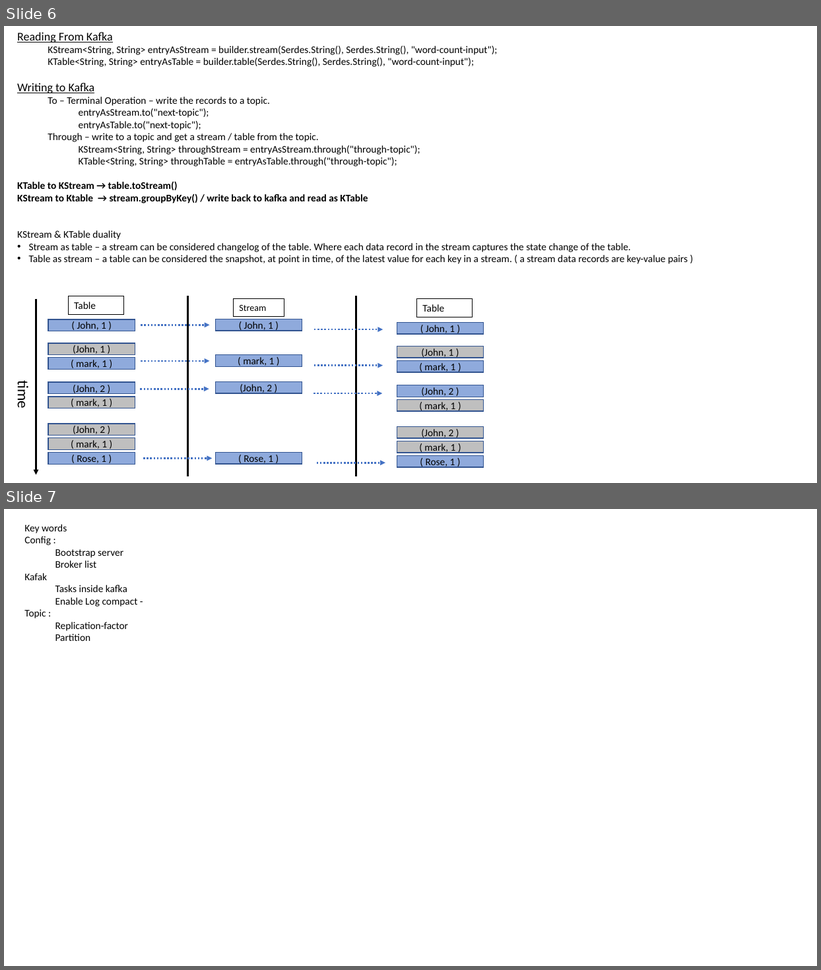
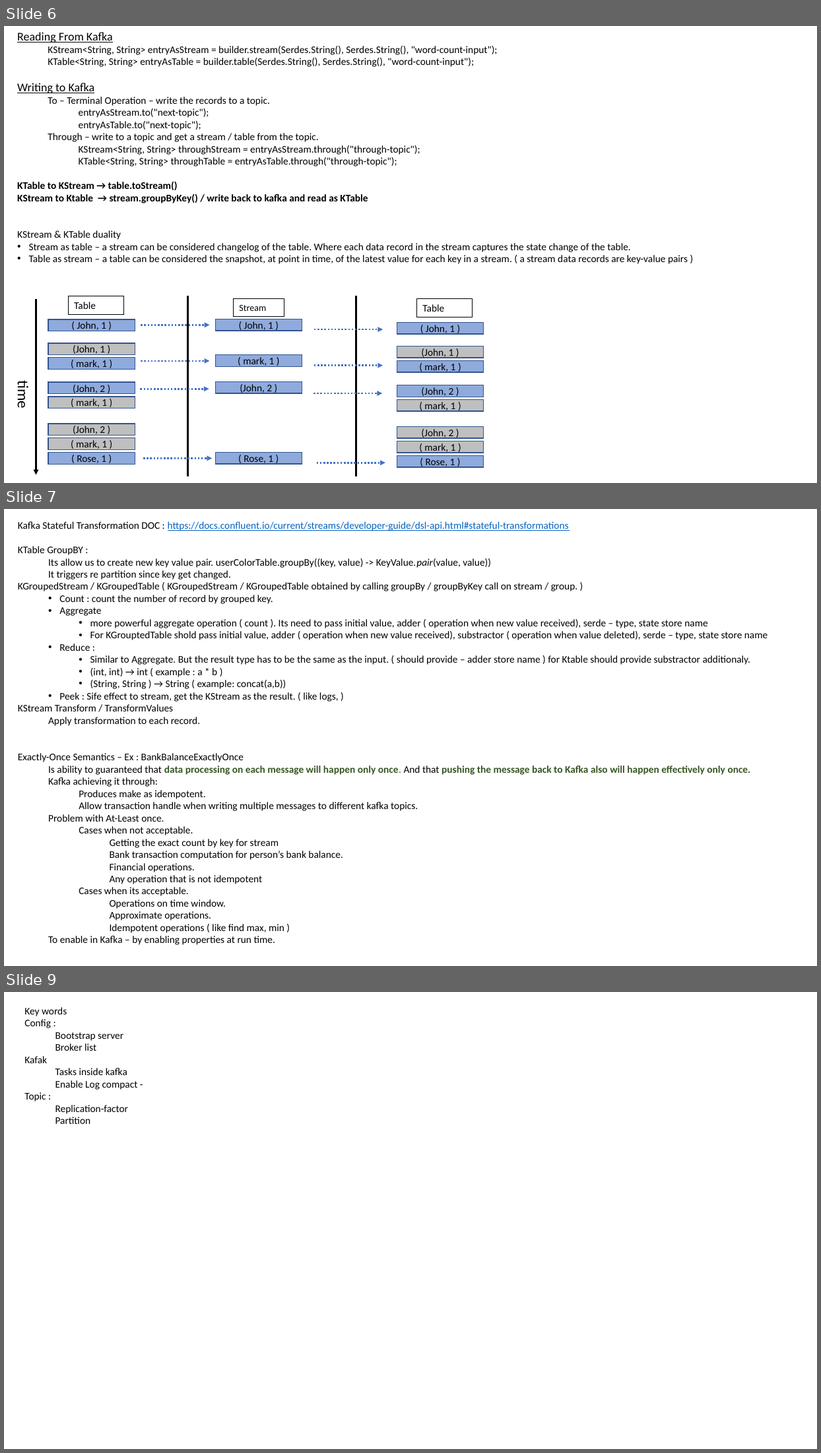
Before and after one commit to TechCR-Tutorial/learn-kafka-stream, a slide deck: Kafka_learn.pptx. Shown one above the other, each under a label of ours: slides 6 and 7 before the commit, slides 6, 7 and 9 after it; the slides between them are not shown. The pictures are 821x970 and 821x1453 pixels, drawn with LibreOffice and Linux fonts; fonts in the diff are those of the drawing. Boxes give left, top, right and bottom in pixels: in the first picture for what was removed or moved away, otherwise in the second. Text is boxed around its words. In the diff, an @@ line names an element or a change of style, - is before the commit and + after.

```diff
--- a/Kafka_learn.pptx
+++ b/Kafka_learn.pptx
@@ slide 7 added at (4, 509, 817, 966), background #FFFFFF @@
@@ text added at (18, 522, 768, 945), 12 pt, text #000000 @@
+Kafka Stateful Transformation DOC : https://docs.confluent.io/current/streams/developer-guide/dsl-api.html#stateful-transformations
+KTable GroupBY :
+  Its allow us to create new key value pair. userColorTable.groupBy((key, value) -> KeyValue.pair(value, value))
+  It triggers re partition since key get changed.
+KGroupedStream / KGroupedTable ( KGroupedStream / KGroupedTable obtained by calling groupBy / groupByKey call on stream / group. )
+  • Count : count the number of record by grouped key.
+  • Aggregate
+    • more powerful aggregate operation ( count ). Its need to pass initial value, adder ( operation when new value received), serde – type, state store name
+    • For KGrouptedTable shold pass initial value, adder ( operation when new value received), substractor ( operation when value deleted), serde – type, state store name
+  • Reduce :
+    • Similar to Aggregate. But the result type has to be the same as the input. ( should provide – adder store name ) for Ktable should provide substractor additionaly.
+    • (int, int) → int ( example : a * b )
+    • (String, String ) → String ( example: concat(a,b))
+  • Peek : Sife effect to stream, get the KStream as the result. ( like logs, )
+KStream Transform / TransformValues
+  Apply transformation to each record.
+Exactly-Once Semantics – Ex : BankBalanceExactlyOnce
+  Is ability to guaranteed that data processing on each message will happen only once. And that pushing the message back to Kafka also will happen effectively only once.
+  Kafka achieving it through:
+    Produces make as idempotent.
+    Allow transaction handle when writing multiple messages to different kafka topics.
+  Problem with At-Least once.
+    Cases when not acceptable.
+      Getting the exact count by key for stream
+      Bank transaction computation for person’s bank balance.
+      Financial operations.
+      Any operation that is not idempotent
+    Cases when its acceptable.
+      Operations on time window.
+      Approximate operations.
+      Idempotent operations ( like find max, min )
+  To enable in Kafka – by enabling properties at run time.
@@ what was slide 7 is now slide 9 @@
```
Also in this commit, not shown: 1 other slide added, 12 other files.
